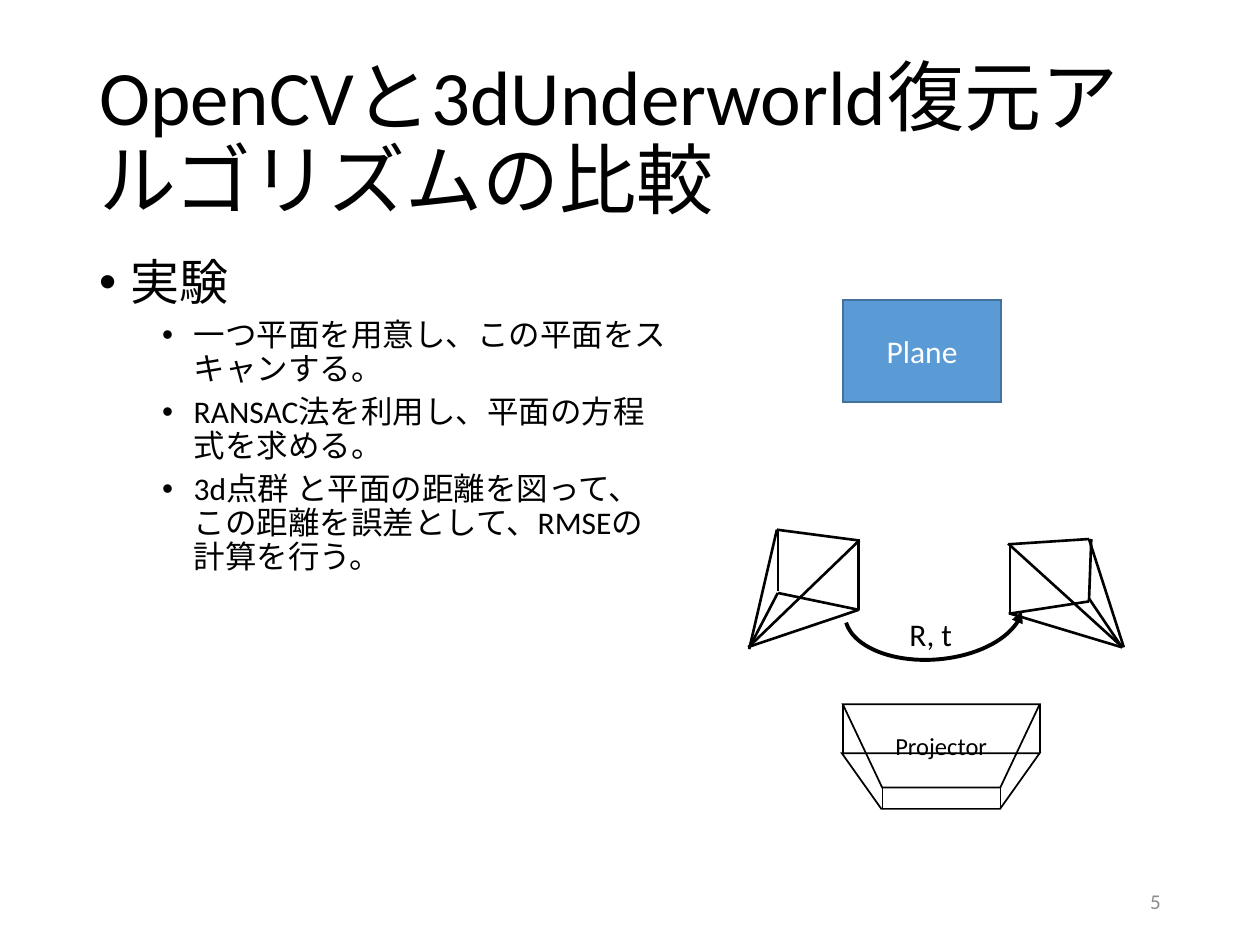
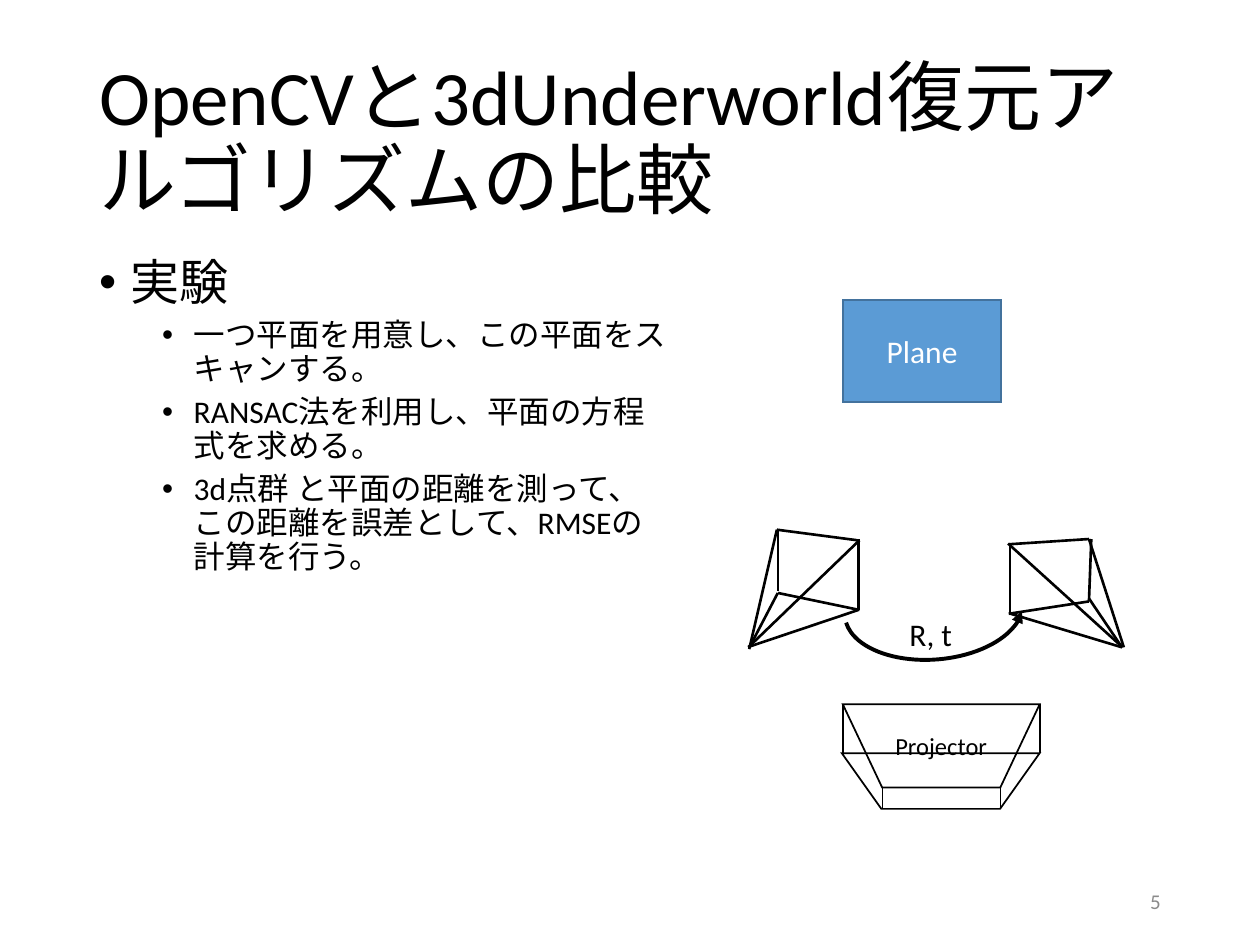
Before and after one commit to GrayMask/3dSurface2, a slide deck: slide 5 of report/report 李淳雨20170227.pptx. Drawn at 1260x945 pixels with LibreOffice and Linux fonts; fonts in the diff are those of the drawing. Boxes give left, top, right and bottom in pixels: in the first picture for what was removed or moved away, otherwise in the second. Text is boxed around its words. In the diff, an @@ line names an element or a change of style, - is before the commit and + after.

Commit message:
modify ppt

```diff
--- a/report/report 李淳雨20170227.pptx
+++ b/report/report 李淳雨20170227.pptx
@@ text at (194, 473, 643, 571): text changed @@
-  • 3d点群 と平面の距離を図って、この距離を誤差として、RMSEの計算を行う。
+  • 3d点群 と平面の距離を測って、この距離を誤差として、RMSEの計算を行う。
```
Also in this commit, not shown: 1 other file.
